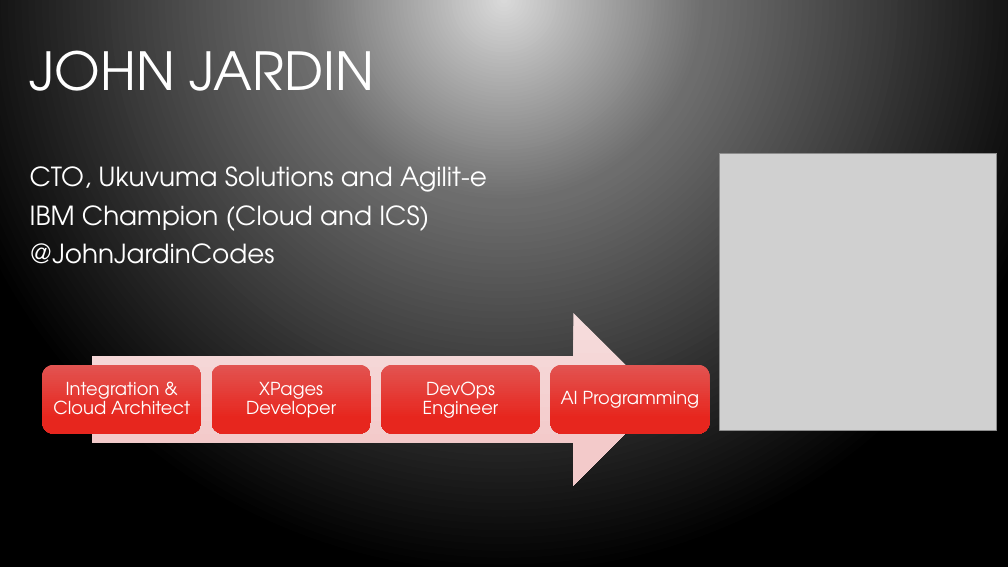
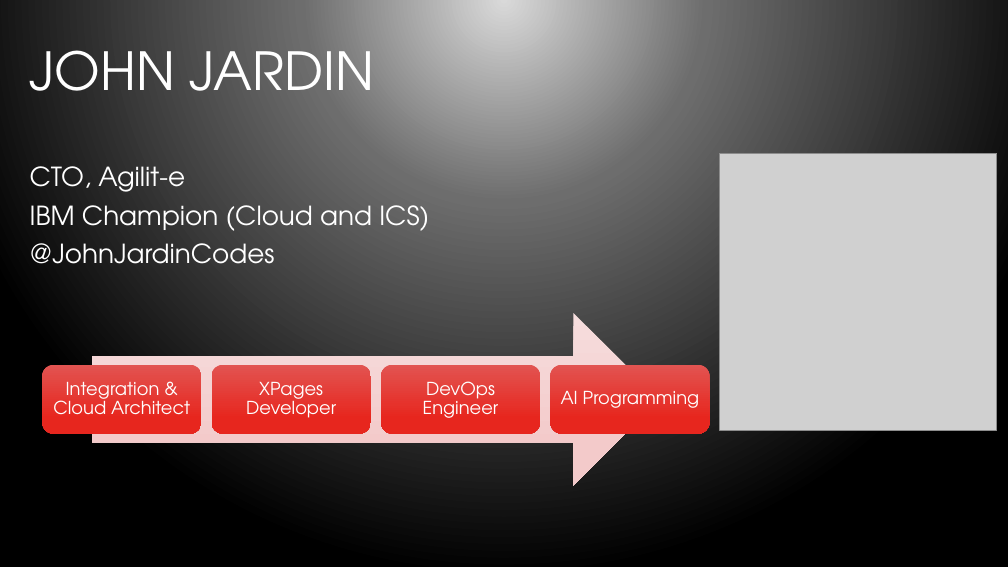
Before and after one commit to bleedingcode/domino-js-masterclass, a slide deck: slide 3 of presentation/8598 Domino and JS.pptx. Drawn at 1008x567 pixels with LibreOffice and Linux fonts; fonts in the diff are those of the drawing; grey boxes stand for pictures; background and template pictures are left out. Boxes give left, top, right and bottom in pixels: in the first picture for what was removed or moved away, otherwise in the second. Text is boxed around its words. In the diff, an @@ line names an element or a change of style, - is before the commit and + after.

Commit message:
Updated Master to include Aglit-e Logo. Updated John Jardin Page

```diff
--- a/presentation/8598 Domino and JS.pptx
+++ b/presentation/8598 Domino and JS.pptx
@@ text at box(30, 166, 185, 192): text changed @@
-CTO, Ukuvuma Solutions and Agilit-e
+CTO, Agilit-e
```
